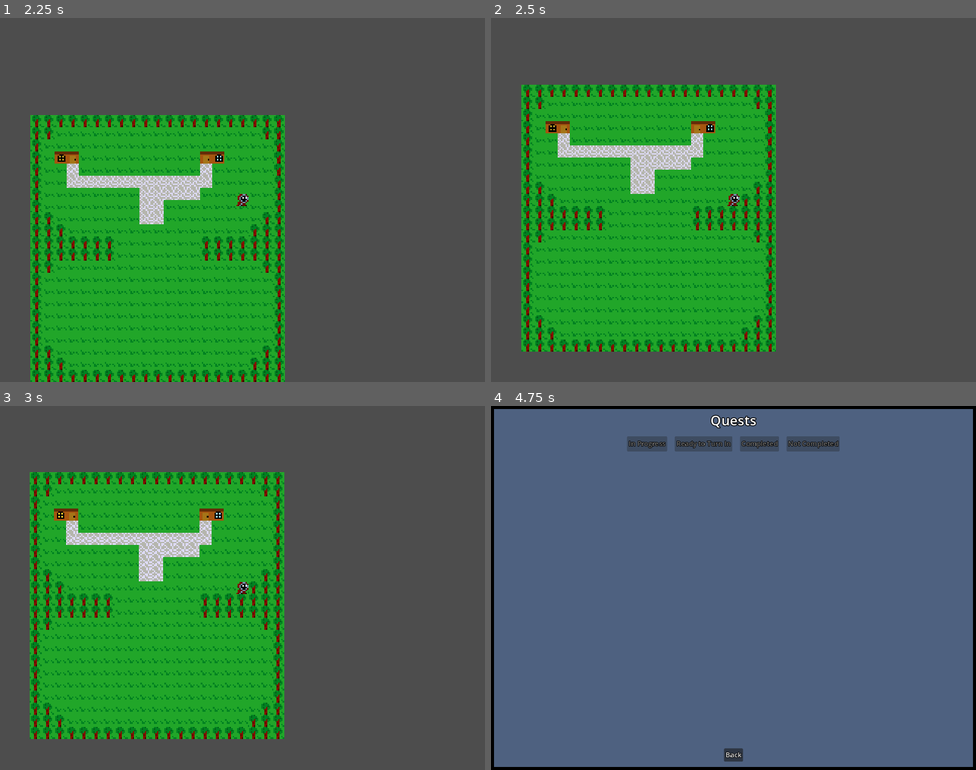
Above: before the commit, frames 1-4 (two rows, left to right).
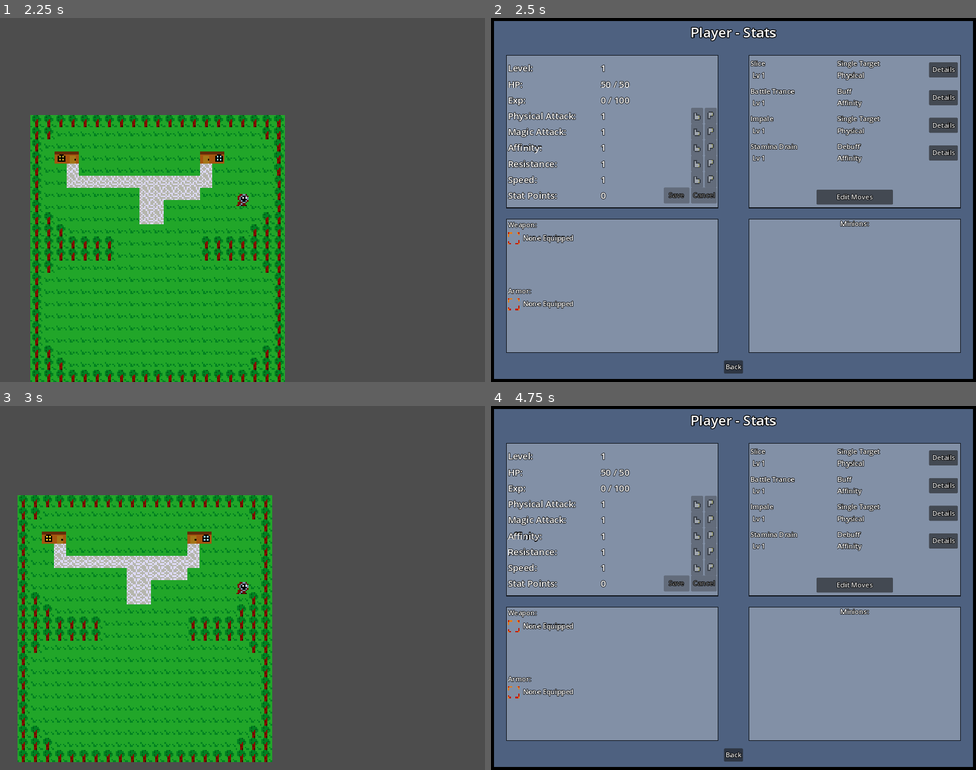
Above: after the commit, the same moments.

Repository: 123outerme/Shards-of-Grandeur
Game: Godot game, scene res://GameScenes/MainMenu.tscn
Two runs of this game, one before a commit and one after it. Both use one fixed random seed, a clock stepped at 60 frames per second and the inputs below.
Inputs:
- Up to frame 1 (2.25 s): click "New Game" at 0.5 s; tap Enter at 1.25 s; hold D (move_right) 1.28-2.03 s; hold Space (game_interact) 1.28-2.03 s; tap R (game_decline, bound only after the commit) at 1.55, 2.1 s; hold S (move_down) from 2.03 s (still down)
- Up to frame 2 (2.5 s): keep holding S (move_down); tap F (game_stats, bound only after the commit) at 2.3 s
- Up to frame 3 (3 s): release S (move_down) at 2.78 s; hold D (move_right) from 2.78 s (still down); hold F (game_stats, bound only after the commit) from 2.78 s (still down)
- Up to frame 4 (4.75 s): tap Space (game_interact) at 3.05, 3.5, 3.6 s; release D (move_right) at 3.53 s; release F (game_stats, bound only after the commit) at 3.53 s; hold W (move_up) 3.53-4.28 s; tap R (game_decline, bound only after the commit) at 3.8 s; hold A (move_left) from 4.28 s (still down); hold Q (game_quests) from 4.28 s (still down); tap F (game_stats, bound only after the commit) at 4.55 s

Frame 1 is identical in both runs. In frame 2, 98% of the frame differs, in the area x 0-100%, y 0-100%; in frame 3, 22%; in frame 4, 69%.

Commit message:
Add new buttons for stats, decline actions

Diff:
--- a/Prefabs/UI/Stats/MinionsPanel.tscn
+++ b/Prefabs/UI/Stats/MinionsPanel.tscn
@@ -12,7 +12,6 @@
 script = ExtResource("3_e76mr")
 
 [node name="PlayerView" type="Control" parent="."]
-visible = false
 layout_mode = 1
 anchors_preset = 15
 anchor_right = 1.0
@@ -48,6 +47,7 @@
 layout_mode = 2
 
 [node name="MinionView" type="Control" parent="."]
+visible = false
 layout_mode = 1
 anchors_preset = 15
 anchor_right = 1.0
--- a/Scripts/Player/PlayerController.gd
+++ b/Scripts/Player/PlayerController.gd
@@ -16,7 +16,10 @@
 var talkNPC: NPCScript = null
 
 func _unhandled_input(event):
-	if event.is_action_pressed("game_pause"): # TODO replace with pause menu
+	if event.is_action_pressed("game_pause"):
+		pass # TODO replace with pause menu
+
+	if event.is_action_pressed("game_stats"):
 		statsPanel.stats = PlayerResources.playerInfo.stats
 		statsPanel.curHp = PlayerResources.playerInfo.combatant.currentHp
 		statsPanel.toggle()
@@ -29,9 +32,10 @@
 		questsPanel.visible = false
 		npcTalkBtns.visible = (not statsPanel.visible) and PlayerResources.playerInfo.talkBtnsVisible
 
-	if event.is_action_pressed("game_interact") and (talkNPC != null or pickedUpItem != null):
+	if (event.is_action_pressed("game_interact") or event.is_action_pressed("game_decline")) \
+			and (talkNPC != null or pickedUpItem != null):
 		if textBox.is_textbox_complete():
-			advance_dialogue()
+			advance_dialogue(event.is_action_pressed("game_interact"))
 		else:
 			textBox.show_text_instant()
 
@@ -70,8 +74,10 @@
 	if npcTalkBtns.visible and talkNPC != null:
 		position_talk_btns()
 
-func advance_dialogue():
+func advance_dialogue(canStart: bool = true):
 	if talkNPC != null:
+		if not canStart and not disableMovement: # if we are pressing game_decline, do not start conversation!
+			return
 		talkNPC.advance_dialogue()
 		var dialogueText = talkNPC.get_cur_dialogue_item()
 		if dialogueText != null: # if there is dialogue to display
--- a/project.godot
+++ b/project.godot
@@ -37,6 +37,38 @@
 
 [input]
 
+ui_left={
+"deadzone": 0.5,
+"events": [Object(InputEventKey,"resource_local_to_scene":false,"resource_name":"","device":0,"window_id":0,"alt_pressed":false,"shift_pressed":false,"ctrl_pressed":false,"meta_pressed":false,"pressed":false,"keycode":4194319,"physical_keycode":4194319,"key_label":4194319,"unicode":0,"echo":false,"script":null)
+, Object(InputEventJoypadButton,"resource_local_to_scene":false,"resource_name":"","device":0,"button_index":13,"pressure":0.0,"pressed":false,"script":null)
+, Object(InputEventJoypadMotion,"resource_local_to_scene":false,"resource_name":"","device":0,"axis":0,"axis_value":-1.0,"script":null)
+, Object(InputEventKey,"resource_local_to_scene":false,"resource_name":"","device":-1,"window_id":0,"alt_pressed":false,"shift_pressed":false,"ctrl_pressed":false,"meta_pressed":false,"pressed":false,"keycode":65,"physical_keycode":65,"key_label":65,"unicode":97,"echo":false,"script":null)
+]
+}
+ui_right={
+"deadzone": 0.5,
+"events": [Object(InputEventKey,"resource_local_to_scene":false,"resource_name":"","device":0,"window_id":0,"alt_pressed":false,"shift_pressed":false,"ctrl_pressed":false,"meta_pressed":false,"pressed":false,"keycode":4194321,"physical_keycode":4194321,"key_label":4194321,"unicode":0,"echo":false,"script":null)
+, Object(InputEventJoypadButton,"resource_local_to_scene":false,"resource_name":"","device":0,"button_index":14,"pressure":0.0,"pressed":false,"script":null)
+, Object(InputEventJoypadMotion,"resource_local_to_scene":false,"resource_name":"","device":0,"axis":0,"axis_value":1.0,"script":null)
+, Object(InputEventKey,"resource_local_to_scene":false,"resource_name":"","device":-1,"window_id":0,"alt_pressed":false,"shift_pressed":false,"ctrl_pressed":false,"meta_pressed":false,"pressed":false,"keycode":68,"physical_keycode":0,"key_label":0,"unicode":100,"echo":false,"script":null)
+]
+}
+ui_up={
+"deadzone": 0.5,
+"events": [Object(InputEventKey,"resource_local_to_scene":false,"resource_name":"","device":0,"window_id":0,"alt_pressed":false,"shift_pressed":false,"ctrl_pressed":false,"meta_pressed":false,"pressed":false,"keycode":4194320,"physical_keycode":4194320,"key_label":4194320,"unicode":0,"echo":false,"script":null)
+, Object(InputEventJoypadButton,"resource_local_to_scene":false,"resource_name":"","device":0,"button_index":11,"pressure":0.0,"pressed":false,"script":null)
+, Object(InputEventJoypadMotion,"resource_local_to_scene":false,"resource_name":"","device":0,"axis":1,"axis_value":-1.0,"script":null)
+, Object(InputEventKey,"resource_local_to_scene":false,"resource_name":"","device":-1,"window_id":0,"alt_pressed":false,"shift_pressed":false,"ctrl_pressed":false,"meta_pressed":false,"pressed":false,"keycode":87,"physical_keycode":0,"key_label":0,"unicode":119,"echo":false,"script":null)
+]
+}
+ui_down={
+"deadzone": 0.5,
+"events": [Object(InputEventKey,"resource_local_to_scene":false,"resource_name":"","device":0,"window_id":0,"alt_pressed":false,"shift_pressed":false,"ctrl_pressed":false,"meta_pressed":false,"pressed":false,"keycode":4194322,"physical_keycode":4194322,"key_label":4194322,"unicode":0,"echo":false,"script":null)
+, Object(InputEventJoypadButton,"resource_local_to_scene":false,"resource_name":"","device":0,"button_index":12,"pressure":0.0,"pressed":false,"script":null)
+, Object(InputEventJoypadMotion,"resource_local_to_scene":false,"resource_name":"","device":0,"axis":1,"axis_value":1.0,"script":null)
+, Object(InputEventKey,"resource_local_to_scene":false,"resource_name":"","device":-1,"window_id":0,"alt_pressed":false,"shift_pressed":false,"ctrl_pressed":false,"meta_pressed":false,"pressed":false,"keycode":83,"physical_keycode":0,"key_label":0,"unicode":115,"echo":false,"script":null)
+]
+}
 move_left={
 "deadzone": 0.5,
 "events": [Object(InputEventKey,"resource_local_to_scene":false,"resource_name":"","device":-1,"window_id":0,"alt_pressed":false,"shift_pressed":false,"ctrl_pressed":false,"meta_pressed":false,"pressed":false,"keycode":65,"physical_keycode":0,"key_label":0,"unicode":97,"echo":false,"script":null)
@@ -85,6 +117,18 @@
 , Object(InputEventJoypadButton,"resource_local_to_scene":false,"resource_name":"","device":-1,"button_index":2,"pressure":0.0,"pressed":false,"script":null)
 ]
 }
+game_decline={
+"deadzone": 0.5,
+"events": [Object(InputEventKey,"resource_local_to_scene":false,"resource_name":"","device":-1,"window_id":0,"alt_pressed":false,"shift_pressed":false,"ctrl_pressed":false,"meta_pressed":false,"pressed":false,"keycode":82,"physical_keycode":0,"key_label":0,"unicode":114,"echo":false,"script":null)
+, Object(InputEventJoypadButton,"resource_local_to_scene":false,"resource_name":"","device":-1,"button_index":1,"pressure":0.0,"pressed":false,"script":null)
+]
+}
+game_stats={
+"deadzone": 0.5,
+"events": [Object(InputEventKey,"resource_local_to_scene":false,"resource_name":"","device":-1,"window_id":0,"alt_pressed":false,"shift_pressed":false,"ctrl_pressed":false,"meta_pressed":false,"pressed":false,"keycode":70,"physical_keycode":0,"key_label":0,"unicode":102,"echo":false,"script":null)
+, Object(InputEventJoypadButton,"resource_local_to_scene":false,"resource_name":"","device":-1,"button_index":4,"pressure":0.0,"pressed":false,"script":null)
+]
+}
 
 [layer_names]
 
